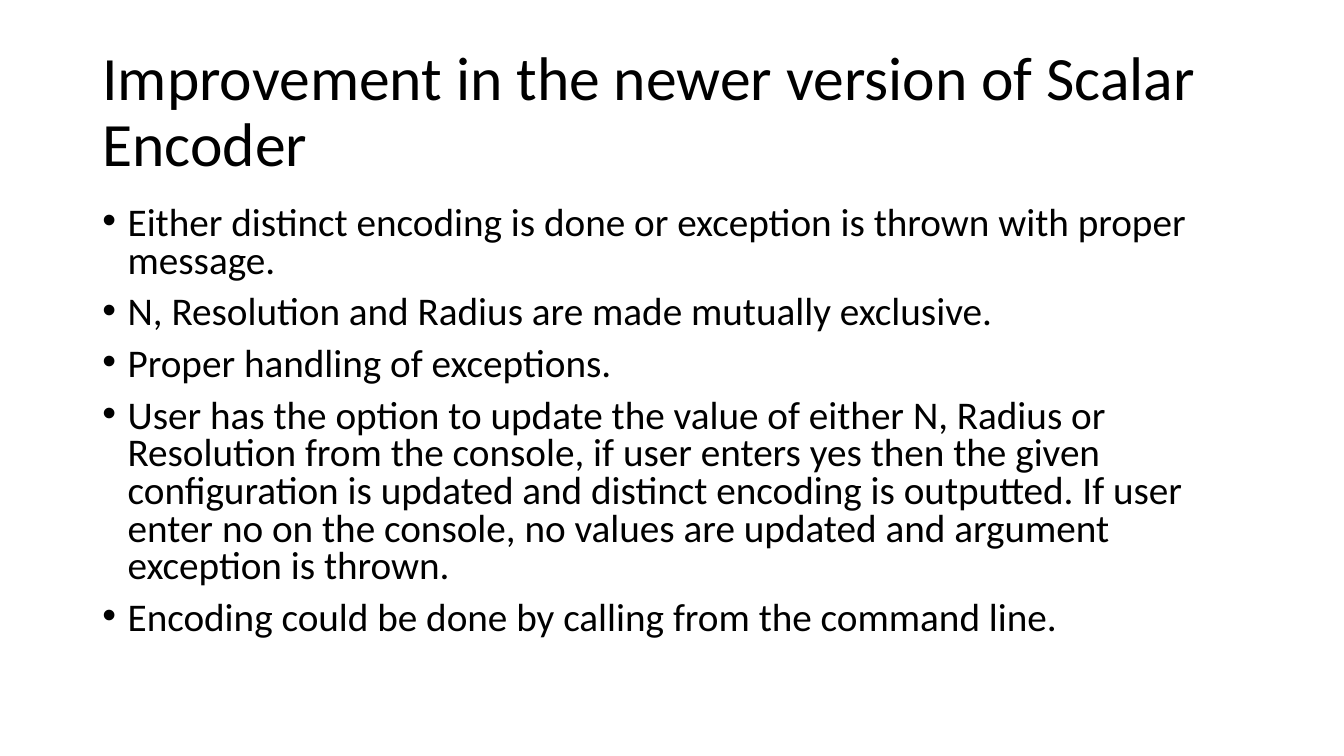
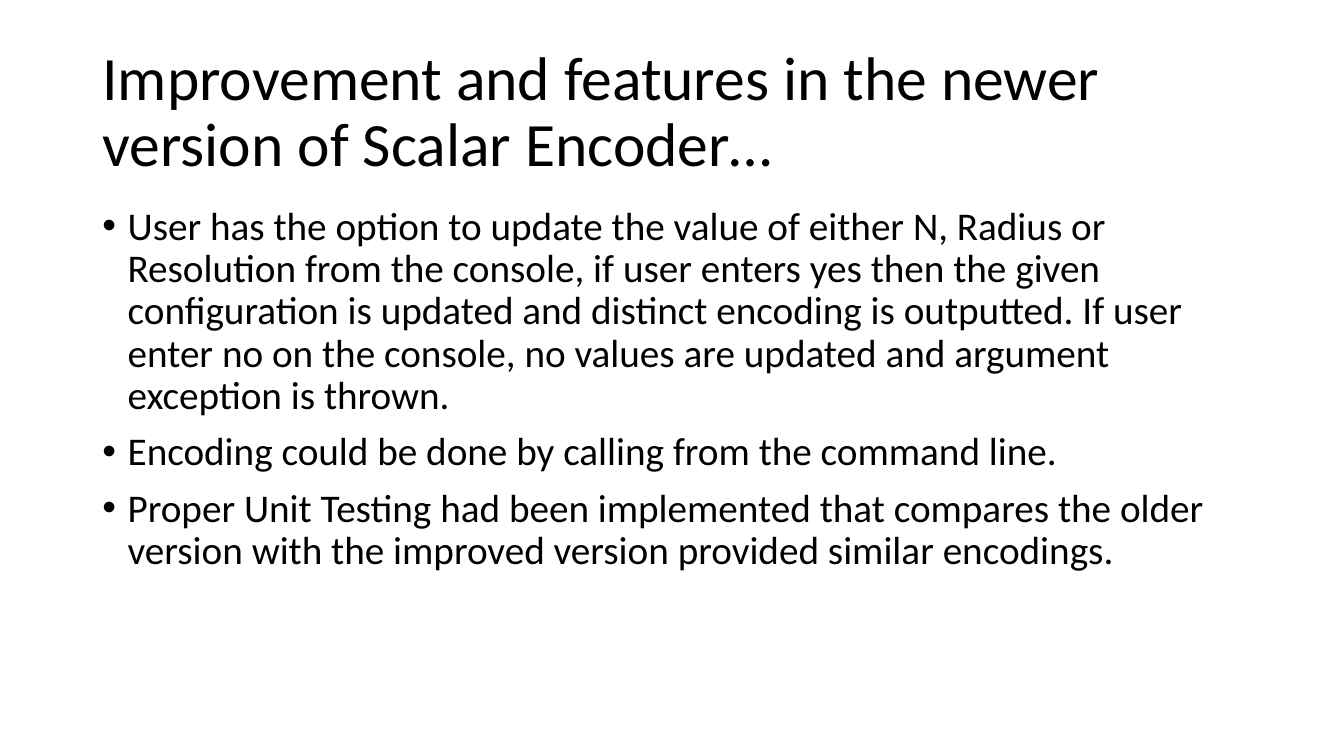
Before and after one commit to bisalgt/neocortexapi, a slide deck: slide 5 of source/ScalarEncoderImproved/Documentation/Improve Scalar Encoder Presentation.pptx (slide 4 before the commit). Drawn at 1344x756 pixels with LibreOffice and Linux fonts; fonts in the diff are those of the drawing. Boxes give left, top, right and bottom in pixels: in the first picture for what was removed or moved away, otherwise in the second. Text is boxed around its words. In the diff, an @@ line names an element or a change of style, - is before the commit and + after.

Commit message:
Updating the presentation slides

```diff
--- a/source/ScalarEncoderImproved/Documentation/Improve Scalar Encoder Presentation.pptx
+++ b/source/ScalarEncoderImproved/Documentation/Improve Scalar Encoder Presentation.pptx
@@ title at <box>102,57,1099,167</box>: text changed @@
-Improvement in the newer version of Scalar Encoder
+Improvement and features in the newer version of Scalar Encoder…
@@ text at <box>128,208,1186,384</box>: paragraphs removed @@
-• Either distinct encoding is done or exception is thrown with proper message.
-• N, Resolution and Radius are made mutually exclusive.
-• Proper handling of exceptions.
@@ text at <box>128,212,1182,472</box>: line spacing 0.8 to 0.9 @@
@@ text at <box>128,494,1203,571</box>: paragraph added @@
+• Proper Unit Testing had been implemented that compares the older version with the improved version provided similar encodings.
```
Also in this commit, not shown: 1 other slide changed, 1 slide added.
